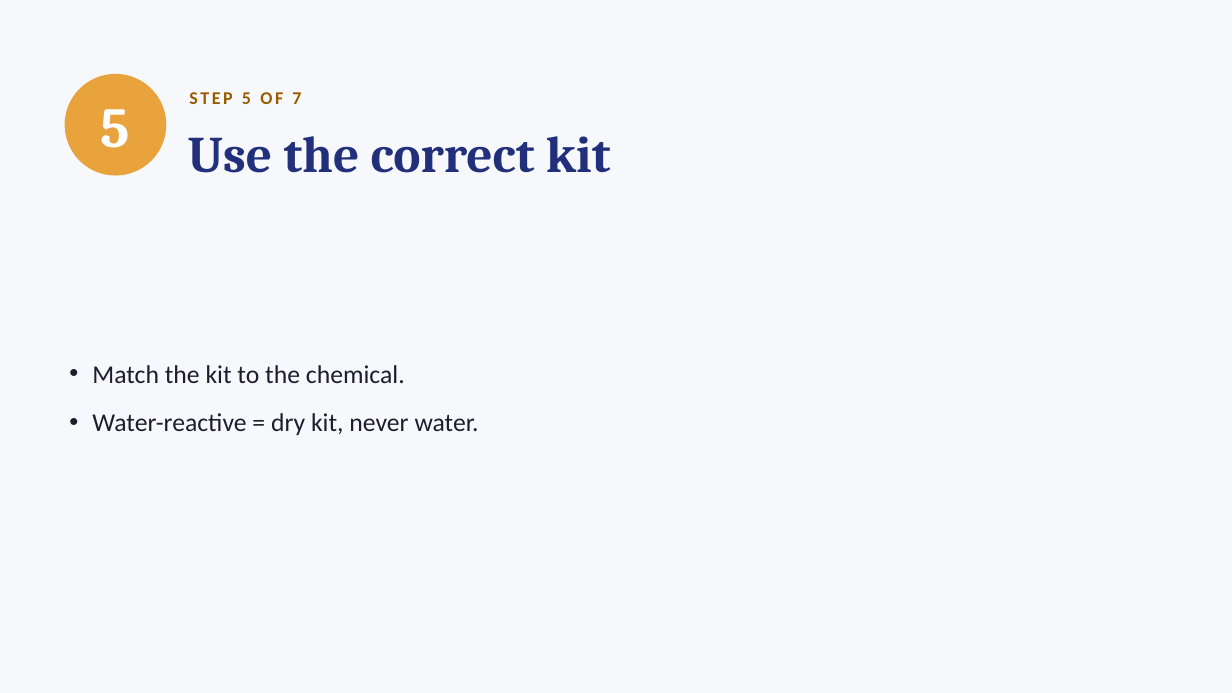
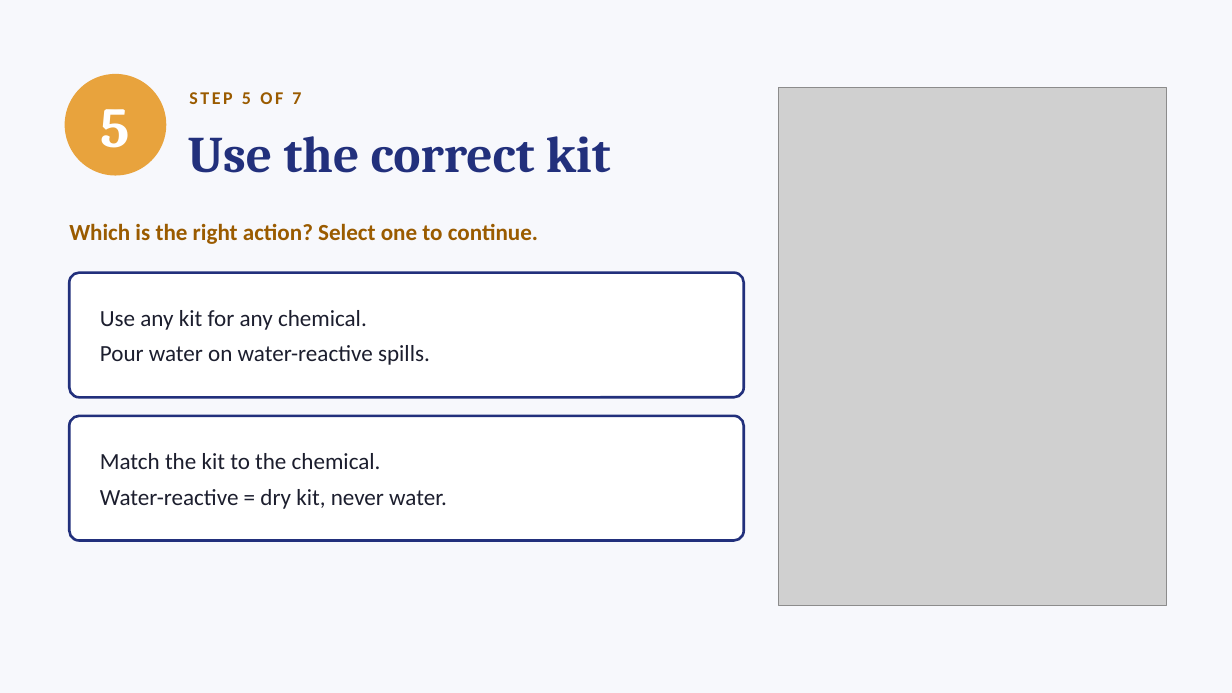
Before and after one commit to ProfeAnaEslavaEdTech/eLearningportfolio, a slide deck: slide 6 of assets/Spill-7-Steps.pptx. Drawn at 1232x693 pixels with LibreOffice and Linux fonts; fonts in the diff are those of the drawing; grey boxes stand for pictures. Boxes give left, top, right and bottom in pixels: in the first picture for what was removed or moved away, otherwise in the second. Text is boxed around its words. In the diff, an @@ line names an element or a change of style, - is before the commit and + after.

```diff
--- a/assets/Spill-7-Steps.pptx
+++ b/assets/Spill-7-Steps.pptx
@@ picture added at (779,88,1167,605) @@
@@ text added at (69,223,538,244), 18 pt, text #9A5B00, bold @@
+Which is the right action? Select one to continue.
@@ rounded rectangle added at (69,273,744,397), fill #FFFFFF, outline #22307C 2 pt, 18 pt, text #1C1E2E @@
+Use any kit for any chemical.
+Pour water on water-reactive spills.
@@ rounded rectangle "Match the kit to the ...": place and size @@
-rounded rectangle "Match the kit to the ..." at (92,365,479,435)
+rounded rectangle "Match the kit to the ..." at (69,416,744,541)
@@ rounded rectangle "Match the kit to the ..." at (69,416,744,541): size 20 to 18 pt; bullet • to none; less space between paragraphs; fill none to #FFFFFF; outline none to #22307C 2 pt @@
```
Also in this commit, not shown: 7 other slides changed, 1 slide added, 1 other file.
